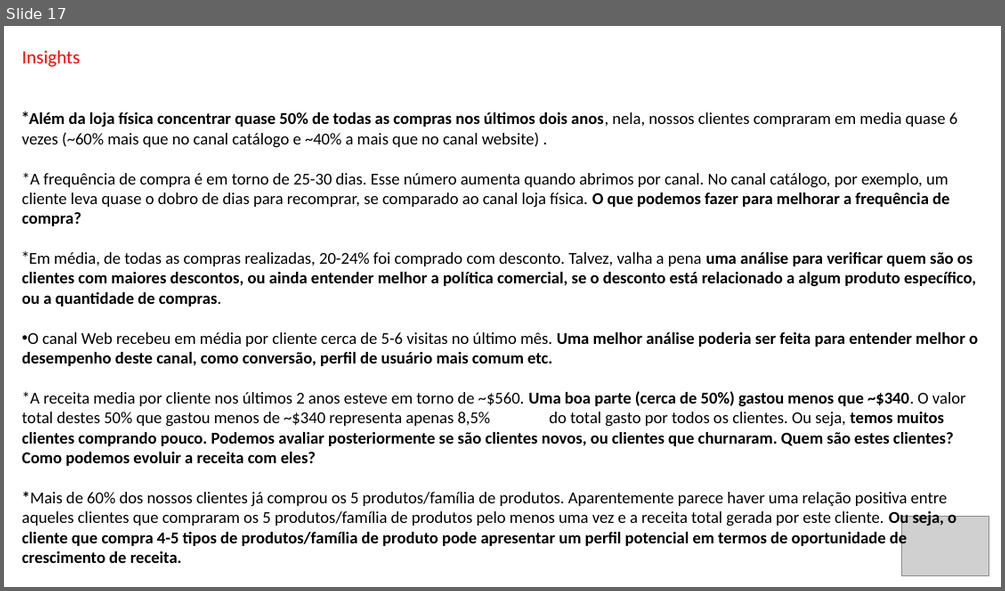
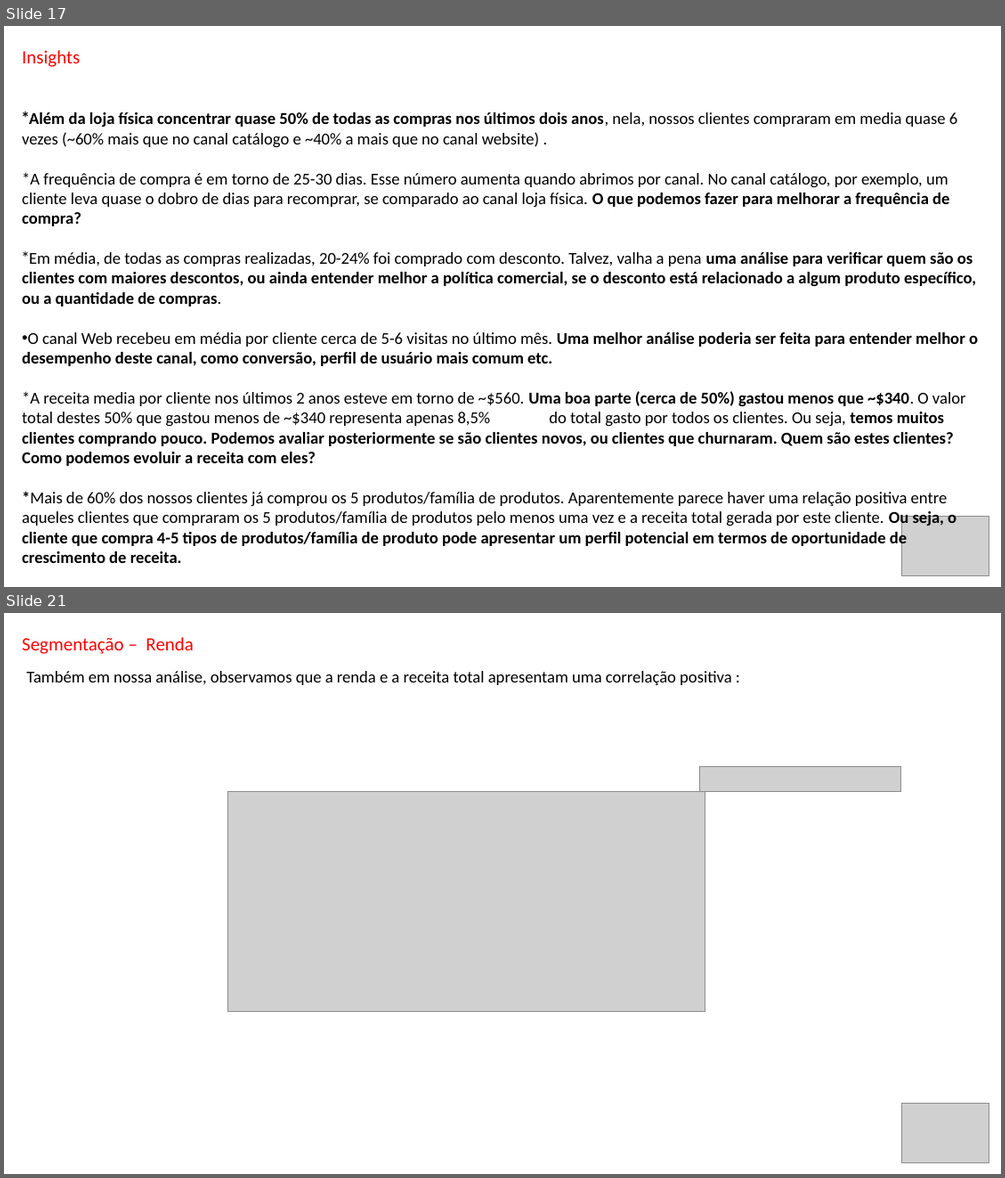
Before and after one commit to Danielgmelo/ifood, a slide deck: my_project/iFood CRM Data Analyst Case.pptx. Shown one above the other, each under a label of ours: slide 17 before the commit, slides 17 and 21 after it; the slides between them are not shown. The pictures are 1005x591 and 1005x1178 pixels, drawn with LibreOffice and Linux fonts; fonts in the diff are those of the drawing; grey boxes stand for pictures. Boxes give left, top, right and bottom in pixels: in the first picture for what was removed or moved away, otherwise in the second. Text is boxed around its words. In the diff, an @@ line names an element or a change of style, - is before the commit and + after.

```diff
--- a/my_project/iFood CRM Data Analyst Case.pptx
+++ b/my_project/iFood CRM Data Analyst Case.pptx
@@ slide 21 added at (x1=4, y1=613, x2=1001, y2=1174), background #FFFFFF @@
@@ text added at (x1=22, y1=637, x2=194, y2=654), 18 pt, text #FF0000 @@
+Segmentação – Renda
@@ text added at (x1=26, y1=671, x2=732, y2=685), 16 pt, text #000000 @@
+Também em nossa análise, observamos que a renda e a receita total apresentam uma correlação positiva :
@@ picture added at (x1=699, y1=766, x2=901, y2=792) @@
@@ picture added at (x1=227, y1=792, x2=705, y2=1012) @@
@@ picture added at (x1=901, y1=1103, x2=989, y2=1163) @@
```
Also in this commit, not shown: 3 slides changed, 9 other slides added, 1 slide removed, 8 other files.
